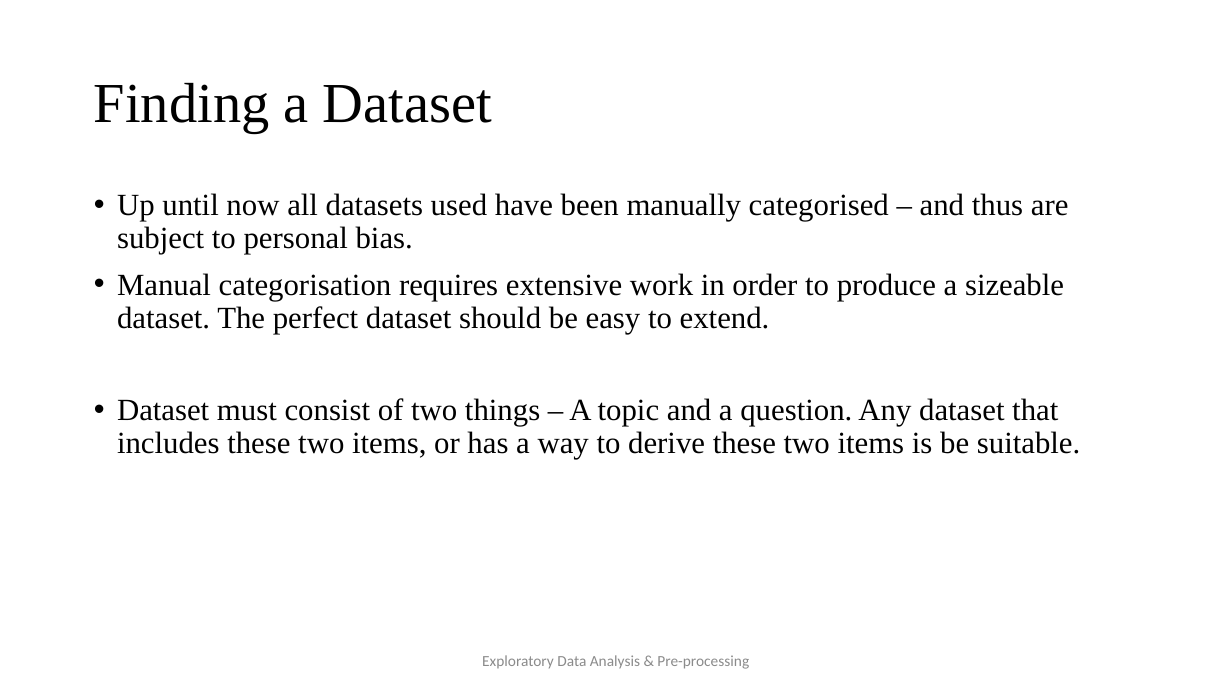
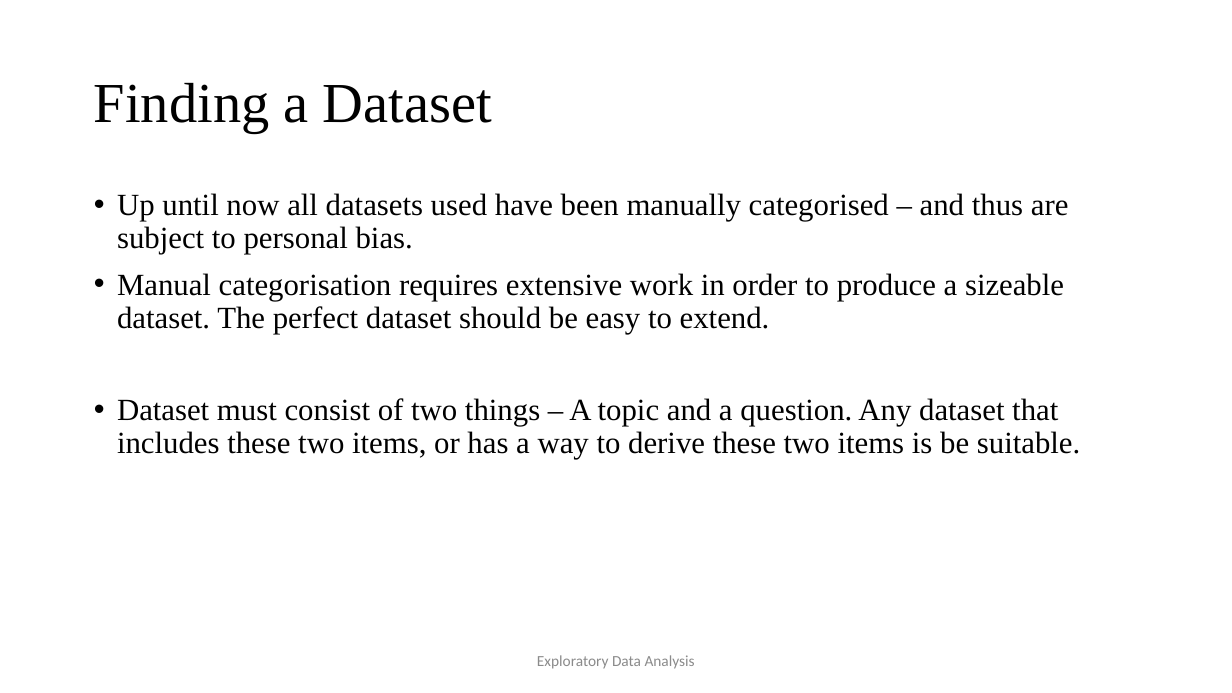
Before and after one commit to JaVonox/AIChatbot, a slide deck: slide 17 of Documentation/100505349.pptx (slide 15 before the commit). Drawn at 1232x693 pixels with LibreOffice and Linux fonts; fonts in the diff are those of the drawing. Boxes give left, top, right and bottom in pixels: in the first picture for what was removed or moved away, otherwise in the second. Text is boxed around its words. In the diff, an @@ line names an element or a change of style, - is before the commit and + after.

Commit message:
Added pre-processing

```diff
--- a/Documentation/100505349.pptx
+++ b/Documentation/100505349.pptx
@@ text at box(537, 655, 695, 669): text changed @@
-Exploratory Data Analysis & Pre-processing
+Exploratory Data Analysis
```
Also in this commit, not shown: 9 other slides changed, 3 slides added, 1 slide removed, 4 other files.
